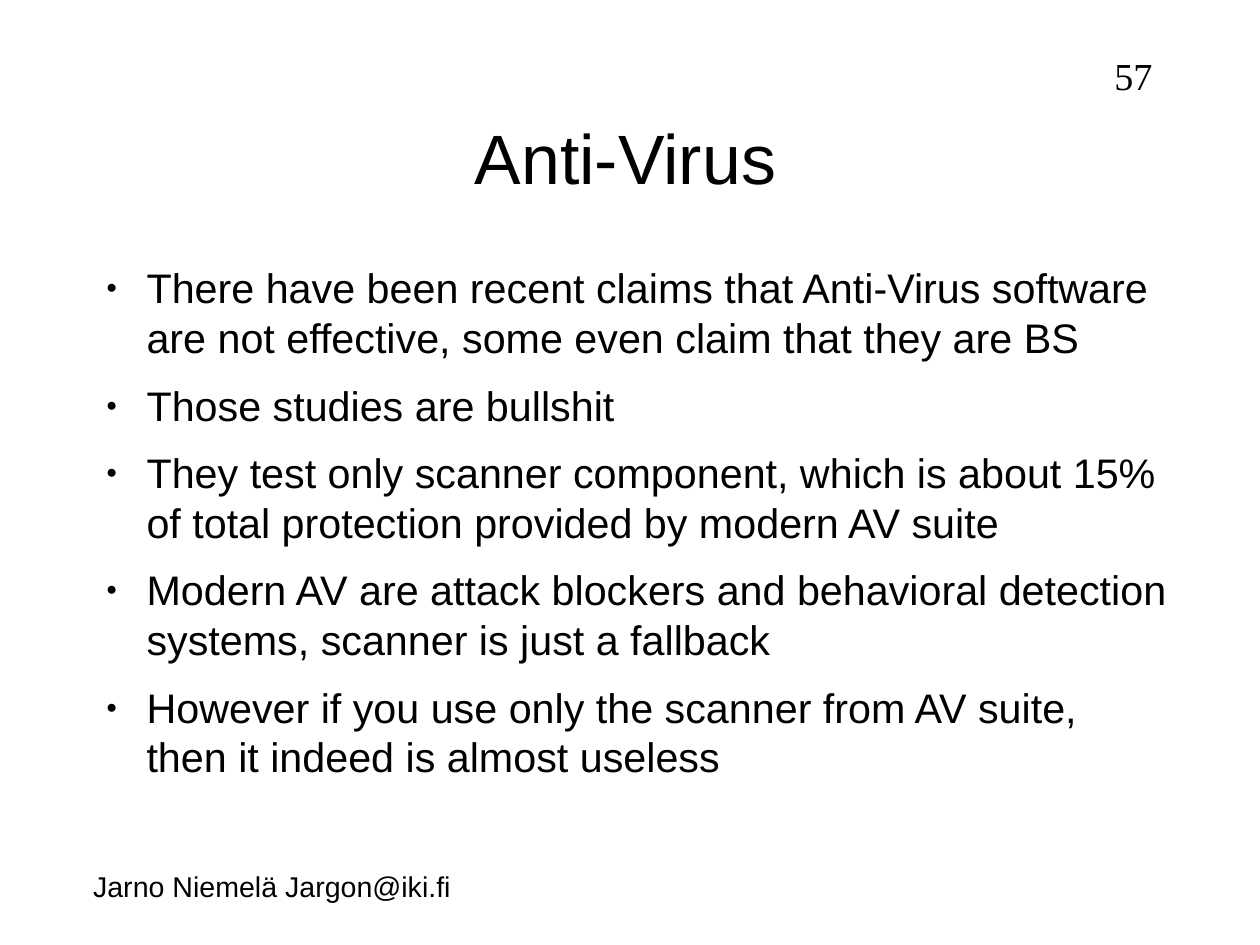
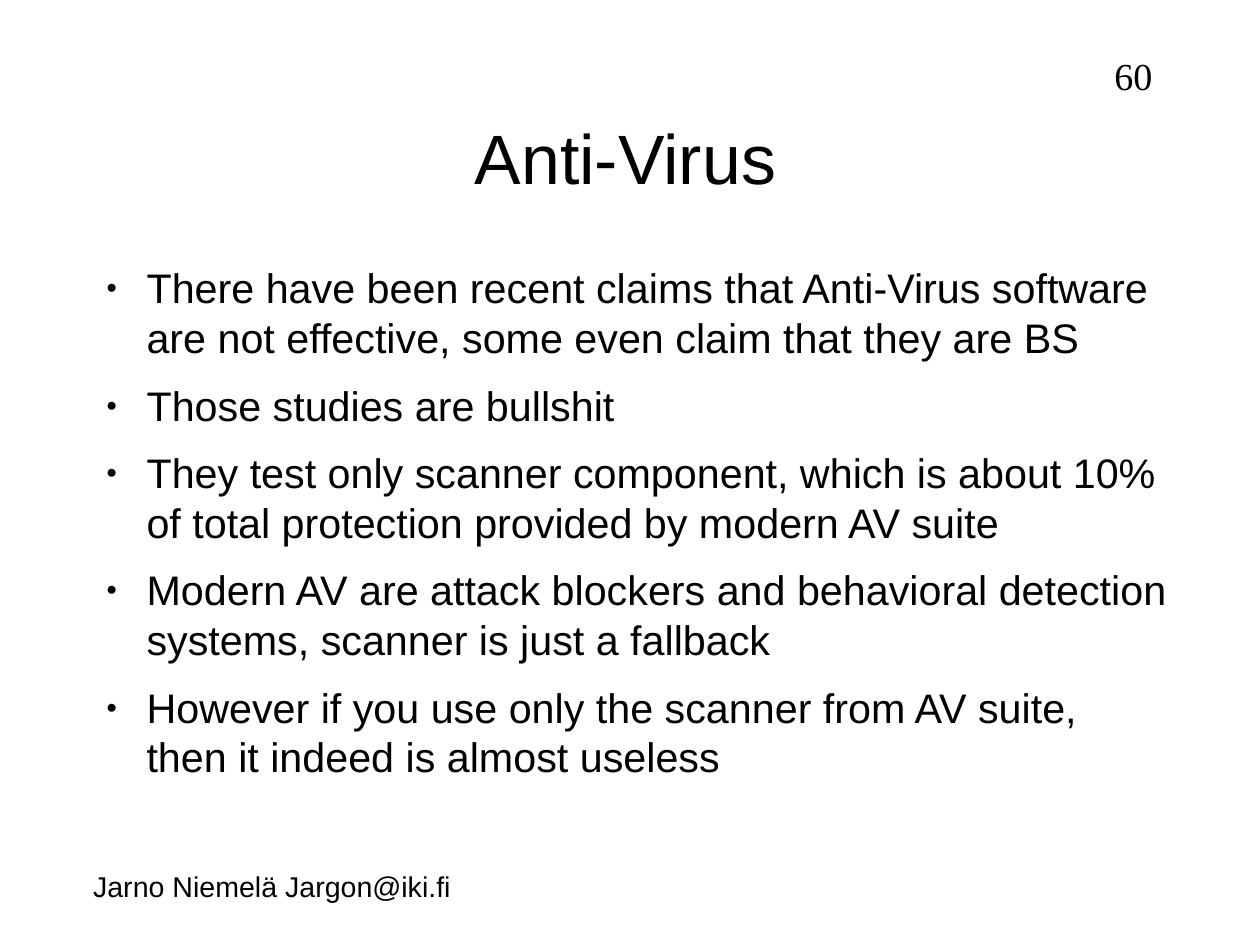
Before and after one commit to jarno-niemela/corporate_cyber_defence, a slide deck: slide 60 of Host security/Host security.odp (slide 57 before the commit). Drawn at 1260x945 pixels with LibreOffice and Linux fonts; fonts in the diff are those of the drawing; background and template pictures are left out. Boxes give left, top, right and bottom in pixels: in the first picture for what was removed or moved away, otherwise in the second. Text is boxed around its words. In the diff, an @@ line names an element or a change of style, - is before the commit and + after.

```diff
--- a/Host security/Host security.odp
+++ b/Host security/Host security.odp
@@ page number at (1114, 64, 1152, 91): text changed @@
-57
+60
@@ text at (147, 458, 1156, 546): text changed @@
-● They test only scanner component, which is about 15% of total protection provided by modern AV suite
+● They test only scanner component, which is about 10% of total protection provided by modern AV suite
```
Also in this commit, not shown: 13 other slides changed, 8 slides added, 4 slides removed.
